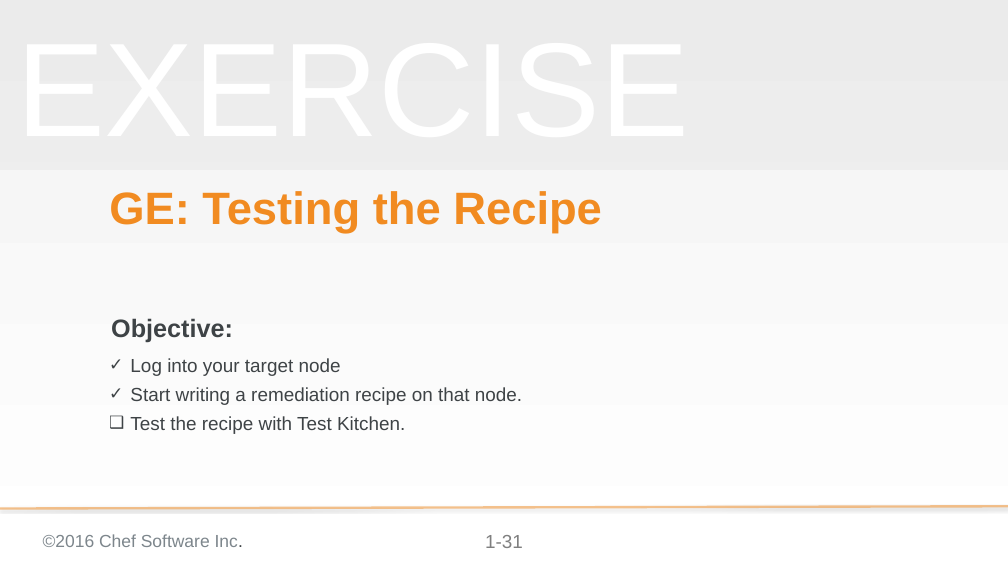
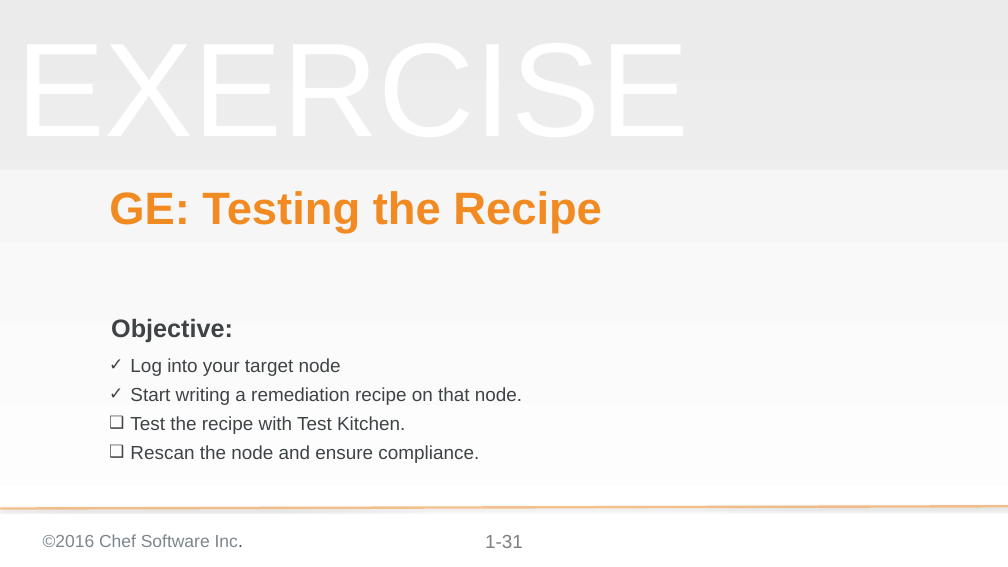
Before and after one commit to bchamby/chef-compliance-installation-configuration-operation, a slide deck: slide 31 of 03-initial-configuration-scans.pptx. Drawn at 1008x567 pixels with LibreOffice and Linux fonts; fonts in the diff are those of the drawing; background and template pictures are left out. Boxes give left, top, right and bottom in pixels: in the first picture for what was removed or moved away, otherwise in the second. Text is boxed around its words. In the diff, an @@ line names an element or a change of style, - is before the commit and + after.

```diff
--- a/03-initial-configuration-scans.pptx
+++ b/03-initial-configuration-scans.pptx
@@ text at [130,445,479,463]: paragraph added @@
+❑ Rescan the node and ensure compliance.
```
Also in this commit, not shown: 1 other slide changed, 9 slides added, 1 slide removed.
